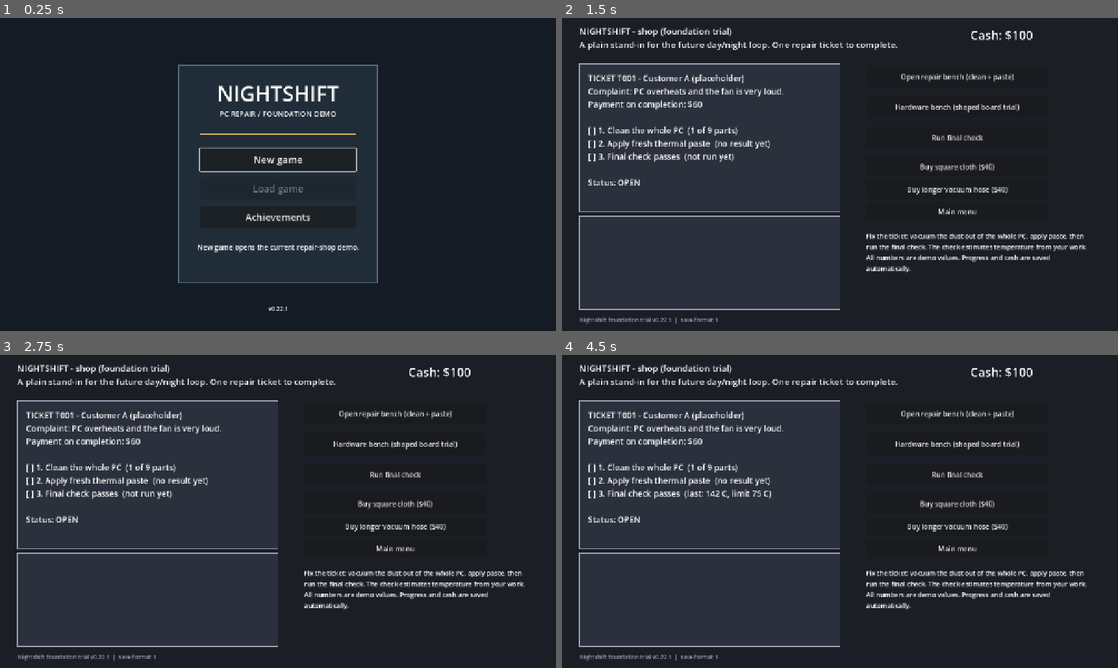
Above: before the commit, frames 1-4 (two rows, left to right).
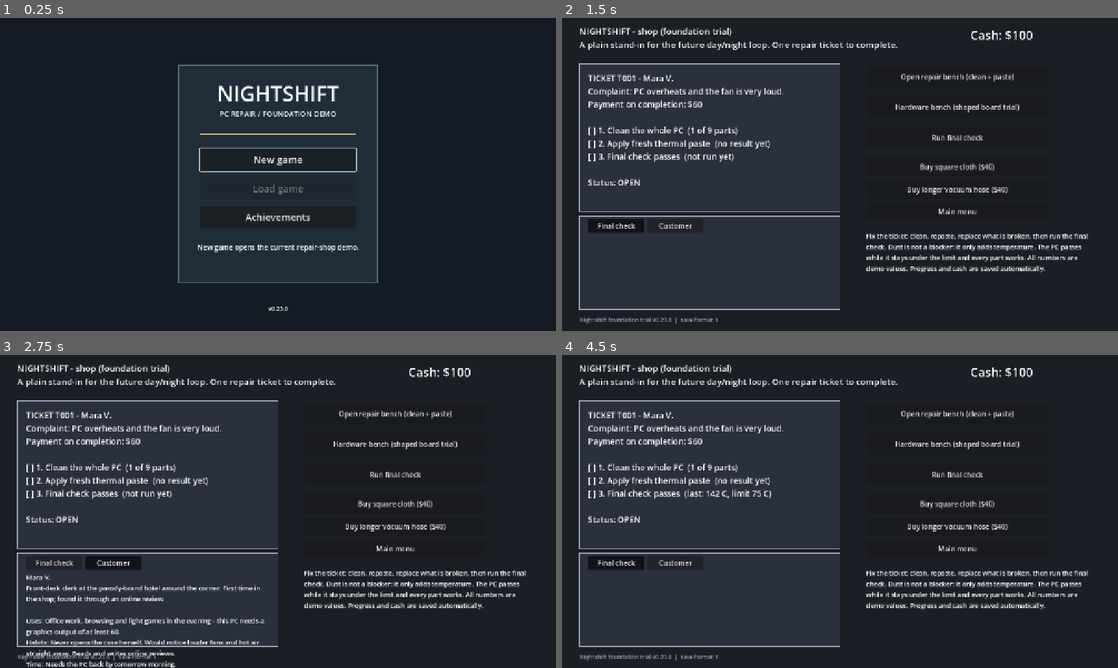
Above: after the commit, the same moments.

Repository: 123rearearcode/nighshift_real
Game: Godot game, scene res://scenes/start.tscn
The game is run twice, just before and just after one commit, with the same random seed, the same clock (stepped at 60 frames per second) and the same inputs.
Inputs (mouse positions are in pixels of both pictures, inside the frame that each line leads up to):
- Up to frame 1 (0.25 s): no input
- Up to frame 2 (1.5 s): click "New game" at 0.5 s; click (617, 224) at 1.25 s, where only the run after the commit has a clickable "Final check"
- Up to frame 3 (2.75 s): click (111, 561) at 2 s, where only the run after the commit has a clickable "Customer"
- Up to frame 4 (4.5 s): click "Run final check" at 2.75 s; click "Open repair bench (clean + pa…" at 3.5 s; click "Back to shop" at 4.25 s

The runs differ from the first frame. In frame 1, less than 0.1% of the frame differs, in the area x 50-52%, y 92-94%; in frame 2, 2.2%; in frame 3, 4.4%, in the area x 4-95%, y 18-100%; in frame 4, 2.2%.

Commit message:
v0.23.0: dust is informational in the final check (D87); shop Customer tab (D88)
Co-Authored-By: Claude Fable 5 <noreply@anthropic.com>
Claude-Session: https://claude.ai/code/session_01RRHyDEgCNWig31UsohEBJ7

Diff:
--- a/project.godot
+++ b/project.godot
@@ -11,7 +11,7 @@
 [application]
 
 config/name="Nightshift Foundation Trial"
-config/version="0.22.1"
+config/version="0.23.0"
 run/main_scene="res://scenes/start.tscn"
 config/features=PackedStringArray("4.7")
 
--- /dev/null
+++ b/scripts/data/customers.gd
@@ -0,0 +1,24 @@
+# DATA ONLY: the customers behind the tickets. What the shop knows (and the player can read in the
+# shop's Customer tab): who they are, what they brought the PC in for, what they use it for (that is
+# where the job's required graphics power comes from), and their habits — which will matter for the
+# scam direction (D17/D18: discovery is persona-based). All people here are fictional; names are
+# invented, never real people or brands. Numbers are trial proposals.
+extends RefCounted
+
+const IDS: Array = ["t001_mara"]
+
+
+static func customer(id: String) -> Dictionary:
+    if id == "t001_mara":
+        return {
+            "id": "t001_mara",
+            "name": "Mara V.",
+            "about": "Front-desk clerk at the parody-brand hotel around the corner. First time in the shop; found it through an online review.",
+            "complaint": "PC overheats and the fan is very loud.",
+            "uses": "Office work, browsing and light games in the evening - this PC needs a graphics output of at least 60.",
+            "required_power": 60,
+            "habits": "Never opens the case herself. Would notice louder fans and hot air straight away. Reads and writes online reviews.",
+            "patience": "Needs the PC back by tomorrow morning.",
+            "payout": 60,
+        }
+    return {}
--- a/scripts/state/game_state.gd
+++ b/scripts/state/game_state.gd
@@ -11,6 +11,7 @@
 const DustZones = preload("res://scripts/data/dust_zones.gd")
 const SaveStore = preload("res://scripts/state/save_store.gd")
 const PasteMaterials = preload("res://scripts/data/paste_materials.gd")
+const Customers = preload("res://scripts/data/customers.gd")
 const GOOD_PASTE: Array = ["PERFECT", "GOOD ENOUGH"]   # mount results good enough to complete the repaste
 
 const SAVE_PATH: String = "user://nightshift_save.json"
@@ -73,7 +74,8 @@
         "broken_parts": [],
         "service_replacements": {},
         "hardware_trial": {},
-        "customer": "Customer A (placeholder)",
+        "customer_id": "t001_mara",   # key into scripts/data/customers.gd
+        "customer": "Mara V.",
         "complaint": "PC overheats and the fan is very loud.",
         "state": "open",          # "open" or "done"
         "cleaned": false,         # true only when every dusty part is clean (derived from "dust")
@@ -342,9 +344,10 @@
         temp += float(replacement["heat_penalty"])
         if replacement["performance"] < 100:
             notes.append("Downgrade: %s is %d%% of the original specification%s. Customer consequences are not simulated yet." % [id, replacement["performance"], " (+8 C)" if id == "cooler" else ""])
-    var passed: bool = temp < PASS_TEMP and dirty_parts.is_empty() and removed_parts.is_empty() and broken.is_empty() and gpu_power >= required_power
-    if dirty_parts.is_empty() == false and temp < PASS_TEMP:
-        notes.append("Every part must be cleaned before the job counts as done.")
+    # D87 (user, 2026-11-14): leftover dust is NOT a blocker. It only matters through the temperature
+    # it adds (the notes keep saying where it is). The check passes while the PC is under the limit
+    # and every part is functional: nothing broken, nothing left out, enough graphics output.
+    var passed: bool = temp < PASS_TEMP and removed_parts.is_empty() and broken.is_empty() and gpu_power >= required_power
     var already_done: bool = job["state"] == "done"
     var paid: int = 0
     if passed and not already_done:
@@ -442,6 +445,9 @@
     job["paste_done"] = bool(job["paste_done"]) if typeof(job["paste_done"]) == TYPE_BOOL else false
     job["paste_graded_units"] = maxf(0.0, float(job.get("paste_graded_units", 0.0)))
     job["required_power"] = maxi(0, int(job.get("required_power", 60)))
+    if Customers.customer(str(job.get("customer_id", ""))).is_empty():
+        job["customer_id"] = "t001_mara"
+        job["customer"] = Customers.customer("t001_mara")["name"]
     job["pc_powered"] = bool(job.get("pc_powered", true))
     if not str(job["paste_material"]) in PasteMaterials.IDS: job["paste_material"] = "thermal"
     var valid_scams: Array = []
--- a/scripts/view/shop_view.gd
+++ b/scripts/view/shop_view.gd
@@ -6,11 +6,15 @@
 const COLOR_BG := Color(0.11, 0.12, 0.15)
 const COLOR_CARD := Color(0.17, 0.19, 0.24)
 const DustZones = preload("res://scripts/data/dust_zones.gd")
+const Customers = preload("res://scripts/data/customers.gd")
 
 var title_label: Label
 var cash_label: Label
 var ticket_label: Label
 var result_label: Label
+var customer_label: Label
+var tab_check: Button
+var tab_customer: Button
 var note_label: Label
 var version_label: Label
 var upgrade_button: Button
@@ -22,9 +26,19 @@
     title_label.text = "NIGHTSHIFT - shop (foundation trial)\nA plain stand-in for the future day/night loop. One repair ticket to complete."
     cash_label = _make_label(Vector2(940, 20), Vector2(300, 40), 28)
     ticket_label = _make_label(Vector2(60, 125), Vector2(560, 300), 19)
-    result_label = _make_label(Vector2(60, 470), Vector2(560, 190), 18)
+    # The lower card has two tabs: the final-check result, and what the shop knows about the customer.
+    var tabs := ButtonGroup.new()
+    tab_check = _make_button("Final check", Vector2(60, 462), Vector2(130, 32), _show_tab.bind(0))
+    tab_customer = _make_button("Customer", Vector2(196, 462), Vector2(130, 32), _show_tab.bind(1))
+    for t: Button in [tab_check, tab_customer]:
+        t.toggle_mode = true
+        t.button_group = tabs
+    tab_check.set_pressed_no_signal(true)
+    result_label = _make_label(Vector2(60, 500), Vector2(560, 160), 18)
+    customer_label = _make_label(Vector2(60, 500), Vector2(560, 160), 15)
+    customer_label.visible = false
     note_label = _make_label(Vector2(700, 490), Vector2(520, 170), 15)
-    note_label.text = "Fix the ticket: vacuum the dust out of the whole PC, apply paste, then run the final check. The check estimates temperature from your work. All numbers are demo values. Progress and cash are saved automatically."
+    note_label.text = "Fix the ticket: clean, repaste, replace what is broken, then run the final check. Dust is not a blocker: it only adds temperature. The PC passes while it stays under the limit and every part works. All numbers are demo values. Progress and cash are saved automatically."
 
     _make_button("Open repair bench (clean + paste)", Vector2(700, 110), Vector2(420, 50), _go.bind("res://scenes/bench.tscn"))
     _make_button("Hardware bench (shaped board trial)", Vector2(700, 180), Vector2(420, 50), _go.bind("res://scenes/main.tscn"))
@@ -91,6 +105,10 @@
     var temp: float = float(job["temp"])
     var paste_text: String = "(no result yet)" if grade == "" else "(result: %s)" % grade
     var check_text: String = "(not run yet)" if temp <= 0.0 else "(last: %d C, limit %d C)" % [roundi(temp), roundi(GameState.PASS_TEMP)]
+    var who: Dictionary = Customers.customer(str(job.get("customer_id", "")))
+    if not who.is_empty():
+        customer_label.text = "%s\n%s\n\nUses: %s\nHabits: %s\nTime: %s\nPays $%d on completion." % [
+            str(who["name"]), str(who["about"]), str(who["uses"]), str(who["habits"]), str(who["patience"]), int(job["payout"])]
     ticket_label.text = "TICKET %s - %s\nComplaint: %s\nPayment on completion: $%d\n\n%s 1. Clean the whole PC  (%d of %d parts)\n%s 2. Apply fresh thermal paste  %s\n%s 3. Final check passes  %s\n\nStatus: %s" % [
         job["id"], job["customer"], job["complaint"], int(job["payout"]),
         _check_mark(cleaned), parts_clean, parts_total, _check_mark(grade != ""), paste_text,
@@ -99,7 +117,15 @@
     queue_redraw()
 
 
+func _show_tab(which: int) -> void:
+    result_label.visible = which == 0
+    customer_label.visible = which == 1
+    tab_check.set_pressed_no_signal(which == 0)
+    tab_customer.set_pressed_no_signal(which == 1)
+
+
 func _on_check_pressed() -> void:
+    _show_tab(0)
     var r: Dictionary = GameState.run_final_check()
     AudioFeedback.request(self,"check.pass" if r["passed"] else "check.fail",{"temperature":r["temp"]})
     var temp: int = roundi(float(r["temp"]))
--- a/tools/test_data_schemas.gd
+++ b/tools/test_data_schemas.gd
@@ -9,6 +9,7 @@
 const PCLayout = preload("res://scripts/data/pc_layout.gd")
 const DustZones = preload("res://scripts/data/dust_zones.gd")
 const PasteMaterials = preload("res://scripts/data/paste_materials.gd")
+const Customers = preload("res://scripts/data/customers.gd")
 
 # key -> Variant.Type. REQUIRED keys must exist; OPTIONAL keys may exist; any other key is a problem.
 const COMPONENT_REQUIRED: Dictionary = {"id": TYPE_STRING, "category": TYPE_STRING, "display_name": TYPE_STRING,
@@ -72,6 +73,7 @@
     test_boards_and_cases()
     test_zones()
     test_paste_materials()
+    test_customers()
     finish("Data schema")
 
 
@@ -164,3 +166,17 @@
         check(kind.get("id", "") == id, "paste material %s knows its own id" % id)
         check(int(kind.get("cost", -1)) >= 0 and float(kind.get("yield_scale", 0.0)) > 0.0 and float(kind.get("mobility_scale", 0.0)) > 0.0, "paste material %s has sensible numbers" % id)
     check(PasteMaterials.material("ketchup").is_empty(), "an unknown paste material gives nothing")
+
+
+const CUSTOMER_REQUIRED: Dictionary = {"id": TYPE_STRING, "name": TYPE_STRING, "about": TYPE_STRING,
+    "complaint": TYPE_STRING, "uses": TYPE_STRING, "required_power": TYPE_INT, "habits": TYPE_STRING,
+    "patience": TYPE_STRING, "payout": TYPE_INT}
+
+
+func test_customers() -> void:
+    for id: String in Customers.IDS:
+        var who: Dictionary = Customers.customer(id)
+        check_schema(who, CUSTOMER_REQUIRED, {}, "customer " + id)
+        check(who.get("id", "") == id, "customer %s knows its own id" % id)
+        check(int(who.get("required_power", -1)) >= 0 and int(who.get("payout", 0)) > 0, "customer %s has sensible numbers" % id)
+    check(Customers.customer("nobody").is_empty(), "an unknown customer gives nothing")
--- a/tools/test_regressions.gd
+++ b/tools/test_regressions.gd
@@ -198,6 +198,7 @@
     test_bench_0_20(gs)
     test_promoted_contracts(gs)
     test_0_21(gs)
+    test_0_23(gs)
     test_0_22(gs)
     test_bench_clicks(gs)
     test_hose_housing_and_clamp(gs)
@@ -1548,3 +1549,42 @@
     check(bench.tools.hose.pos[Hose.POINTS - 1].distance_to(bench.tools.hose_end()) < 12.0, "the hose end settles at the vacuum after the barrage")
     bench.scripted_pointer = null
     bench.queue_free()
+
+
+# 0.23.0: dust is informational (D87) and the shop has a Customer tab (D88).
+func test_0_23(gs: Node) -> void:
+    var fractions: Dictionary = {}
+    for zone: Dictionary in Zones.zones(): fractions[zone["id"]] = 0.9   # a little dust left everywhere
+    gs.new_game()
+    gs.set_dust(fractions)
+    pasted(gs)
+    var r: Dictionary = gs.run_final_check()
+    check(bool(r["passed"]) and int(r["paid"]) > 0, "a PC under the limit passes with leftover dust (got %.0f C)" % float(r["temp"]))
+    check(str(r["notes"]).contains("still has dust"), "the notes still say where the dust is")
+    check(not str(r["notes"]).contains("Every part must be cleaned"), "dust is no longer called a blocker")
+    gs.new_game()
+    gs.set_dust(fractions)
+    pasted(gs)
+    gs.job["removed_parts"].append(Ids.COOLER)
+    check(not bool(gs.run_final_check()["passed"]), "a part left out still fails (functionality is required)")
+    gs.new_game()
+    var zero: Dictionary = {}
+    for zone: Dictionary in Zones.zones(): zero[zone["id"]] = 0.0
+    gs.set_dust(zero)
+    pasted(gs)
+    check(not bool(gs.run_final_check()["passed"]), "a PC fully dusty is over the limit and still fails on temperature")
+    check(gs.job["customer_id"] == "t001_mara" and str(gs.job["customer"]) == "Mara V.", "the trial job carries its customer")
+    var data: Dictionary = SaveStore.read(gs.save_path)
+    data["job"].erase("customer_id")
+    SaveStore.write(gs.save_path, data)
+    gs.load_game()
+    check(str(gs.job["customer_id"]) == "t001_mara", "an older save gains the customer on load")
+    var shop: Node = load("res://scenes/shop.tscn").instantiate()
+    root.add_child(shop)
+    check(shop.customer_label != null and not shop.customer_label.visible and shop.result_label.visible, "the shop opens on the Final check tab")
+    shop._show_tab(1)
+    check(shop.customer_label.visible and not shop.result_label.visible, "the Customer tab swaps the lower card")
+    check(shop.customer_label.text.contains("Mara V.") and shop.customer_label.text.contains("60"), "the Customer tab shows who they are and what the PC must output")
+    shop._on_check_pressed()
+    check(shop.result_label.visible and not shop.customer_label.visible, "running the check returns to the Final check tab")
+    shop.queue_free()
Not shown, changed: DEVELOPMENT.md
Not shown, changed: HANDOFF.md
Not shown, changed: docs/DECISIONS.md
